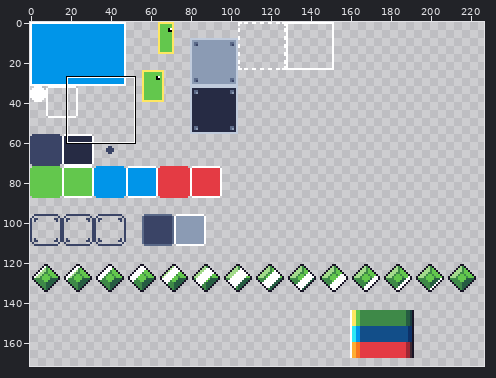
Pixel-art file, stored at res/gfx/entities.aseprite. The first picture is a wide view before the edit; the outline marks the close-up.
Close-up. Before the commit:
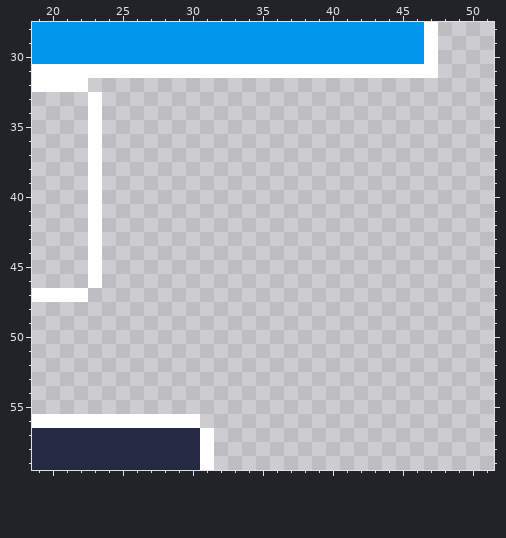
256x256 pixels, 1 frame. Shown: x 19..51, y 28..59. The wide view leaves out empty margins.
After:
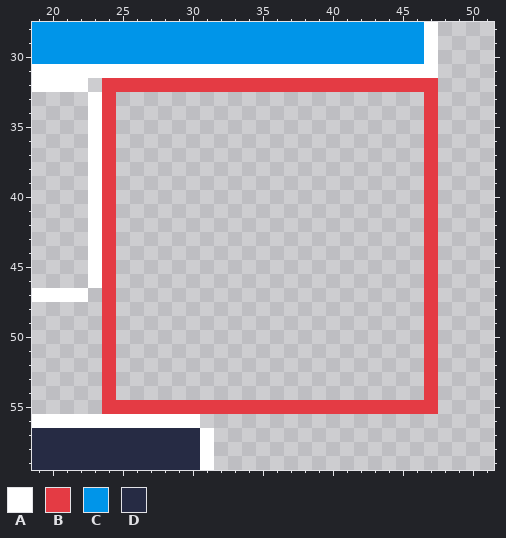
Palette (. is transparent): A #ffffff  B #e43b44  C #0095e9  D #262b44
From old to new:
{"y":32,"x":24,"old":"........................","new":"BBBBBBBBBBBBBBBBBBBBBBBB"}
{"y":33,"x":24,"old":".","new":"B"}
{"y":33,"x":47,"old":".","new":"B"}
{"y":34,"x":24,"old":".","new":"B"}
{"y":34,"x":47,"old":".","new":"B"}
{"y":35,"x":24,"old":".","new":"B"}
{"y":35,"x":47,"old":".","new":"B"}
{"y":36,"x":24,"old":".","new":"B"}
{"y":36,"x":47,"old":".","new":"B"}
{"y":37,"x":24,"old":".","new":"B"}
{"y":37,"x":47,"old":".","new":"B"}
{"y":38,"x":24,"old":".","new":"B"}
{"y":38,"x":47,"old":".","new":"B"}
{"y":39,"x":24,"old":".","new":"B"}
{"y":39,"x":47,"old":".","new":"B"}
{"y":40,"x":24,"old":".","new":"B"}
{"y":40,"x":47,"old":".","new":"B"}
{"y":41,"x":24,"old":".","new":"B"}
{"y":41,"x":47,"old":".","new":"B"}
{"y":42,"x":24,"old":".","new":"B"}
{"y":42,"x":47,"old":".","new":"B"}
{"y":43,"x":24,"old":".","new":"B"}
{"y":43,"x":47,"old":".","new":"B"}
{"y":44,"x":24,"old":".","new":"B"}
{"y":44,"x":47,"old":".","new":"B"}
{"y":45,"x":24,"old":".","new":"B"}
{"y":45,"x":47,"old":".","new":"B"}
{"y":46,"x":24,"old":".","new":"B"}
{"y":46,"x":47,"old":".","new":"B"}
{"y":47,"x":24,"old":".","new":"B"}
{"y":47,"x":47,"old":".","new":"B"}
{"y":48,"x":24,"old":".","new":"B"}
{"y":48,"x":47,"old":".","new":"B"}
{"y":49,"x":24,"old":".","new":"B"}
{"y":49,"x":47,"old":".","new":"B"}
{"y":50,"x":24,"old":".","new":"B"}
{"y":50,"x":47,"old":".","new":"B"}
{"y":51,"x":24,"old":".","new":"B"}
{"y":51,"x":47,"old":".","new":"B"}
{"y":52,"x":24,"old":".","new":"B"}
{"y":52,"x":47,"old":".","new":"B"}
{"y":53,"x":24,"old":".","new":"B"}
{"y":53,"x":47,"old":".","new":"B"}
{"y":54,"x":24,"old":".","new":"B"}
{"y":54,"x":47,"old":".","new":"B"}
{"y":55,"x":24,"old":"........................","new":"BBBBBBBBBBBBBBBBBBBBBBBB"}
{"label":"added","picture_box":[102,78,438,414]}
